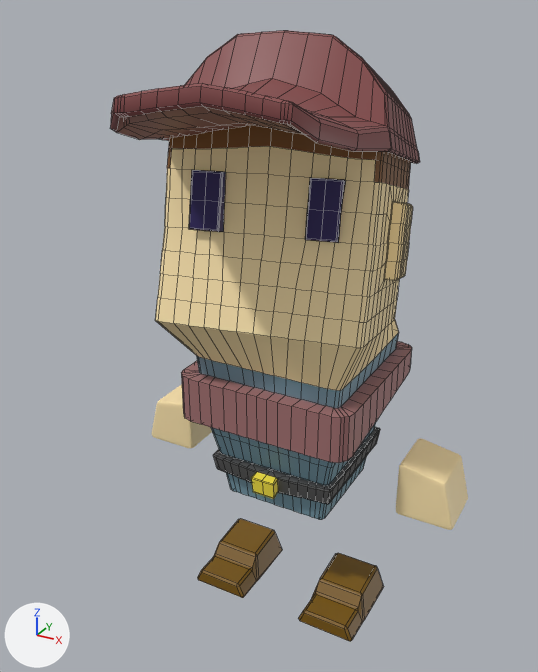
An edit to the FBX model Assets/Props/Player.fbx, drawn before and after from the same camera.
Both versions are drawn from a 50 mm lens placed at (0.0405, -0.0826, 0.0809), pointed at (-0.0019, -0.0056, 0.0424). The axes (+X, +Y, +Z) are drawn at lower left. The lights are the same throughout. Mesh edges are drawn as thin lines on the coarser meshes. Where no turn or scale is listed for an object, it has been applied to the vertices.

Names of what the first picture shows: 'Body1', 'Feet_Left', 'Feet_Right', 'Hand_Left', 'Hand_Right'.
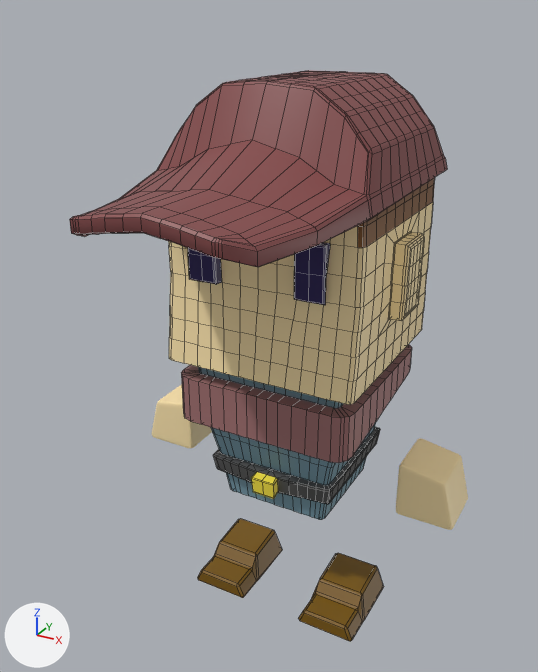
Pixel boxes [x1, y1, x2, y2] of what changed, in the pictures (538 x 672 px; the box of a moved part takes in the faces that stretch with it):
'Body1', reshaped (22% wider, 8% shorter)
    before: [110, 30, 420, 520]
    after: [70, 70, 447, 520]
part 1 of me_mesh, moved or reshaped
    before: [110, 30, 420, 391]
    after: [70, 70, 447, 405]

The change, as a list of edits to the scene's bpy script:
```text
Change me_mesh:
    where me_mesh.from_pydata(...)  # 2016 vertices, 2032 faces; spans x -0.0188..0.0131, y -0.0285..0.0201, z 0.018..0.0787
    used by ob_body1; location = (0.0, 0.0, 0.0)
    me_mesh part 1: all 1239 vertices in x -0.0188..0.0131, y -0.0285..0.0201, z 0.0401..0.0787 are multiplied about their middle by the matrix ((0.983, 0.184, 0.0), (-0.179, 0.954, -0.239), (-0.044, 0.235, 0.971)), then moved by (0.0013, -0.0021, -0.0046)
```
